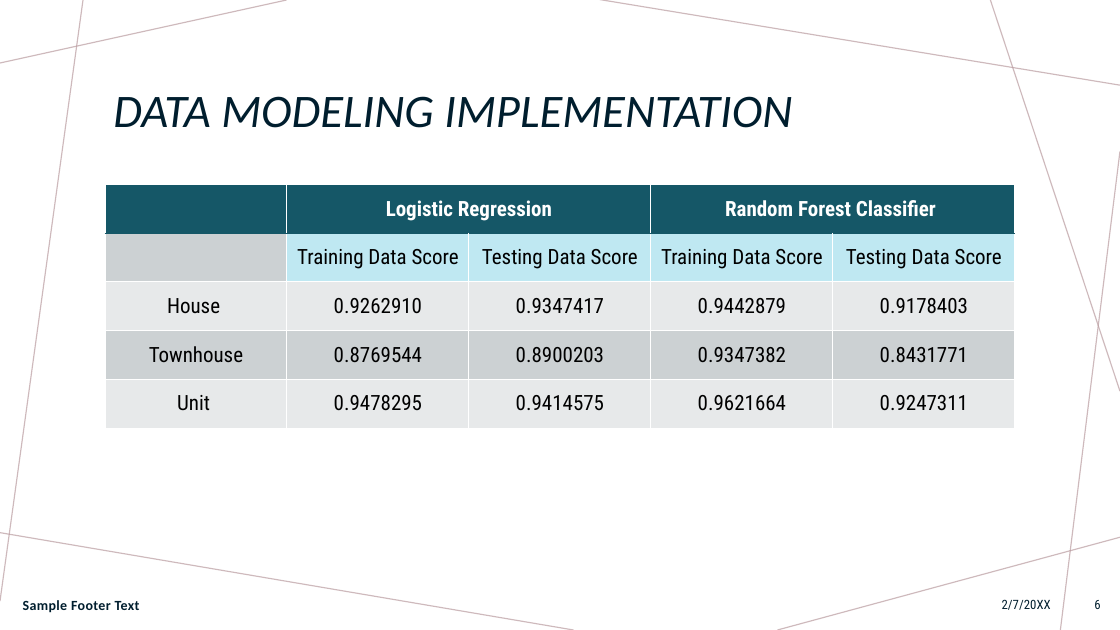
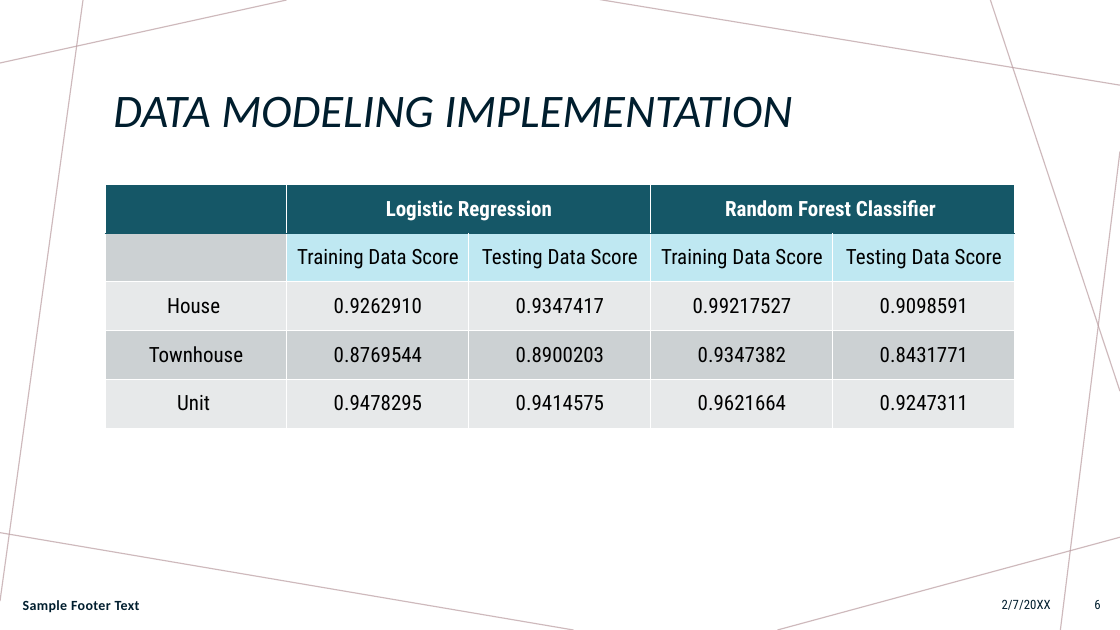
Before and after one commit to Anguyensfg/project-4, a slide deck: slide 6 of Project 4.pptx. Drawn at 1120x630 pixels with LibreOffice and Linux fonts; fonts in the diff are those of the drawing. Boxes give left, top, right and bottom in pixels: in the first picture for what was removed or moved away, otherwise in the second. Text is boxed around its words. In the diff, an @@ line names an element or a change of style, - is before the commit and + after.

```diff
--- a/Project 4.pptx
+++ b/Project 4.pptx
@@ table at (105, 185, 1017, 429) @@
-row 3, column 4: 0.9442879
+row 3, column 4: 0.99217527
-row 3, column 5: 0.9178403
+row 3, column 5: 0.9098591
```
Also in this commit, not shown: 2 other slides changed, 1 slide added.
